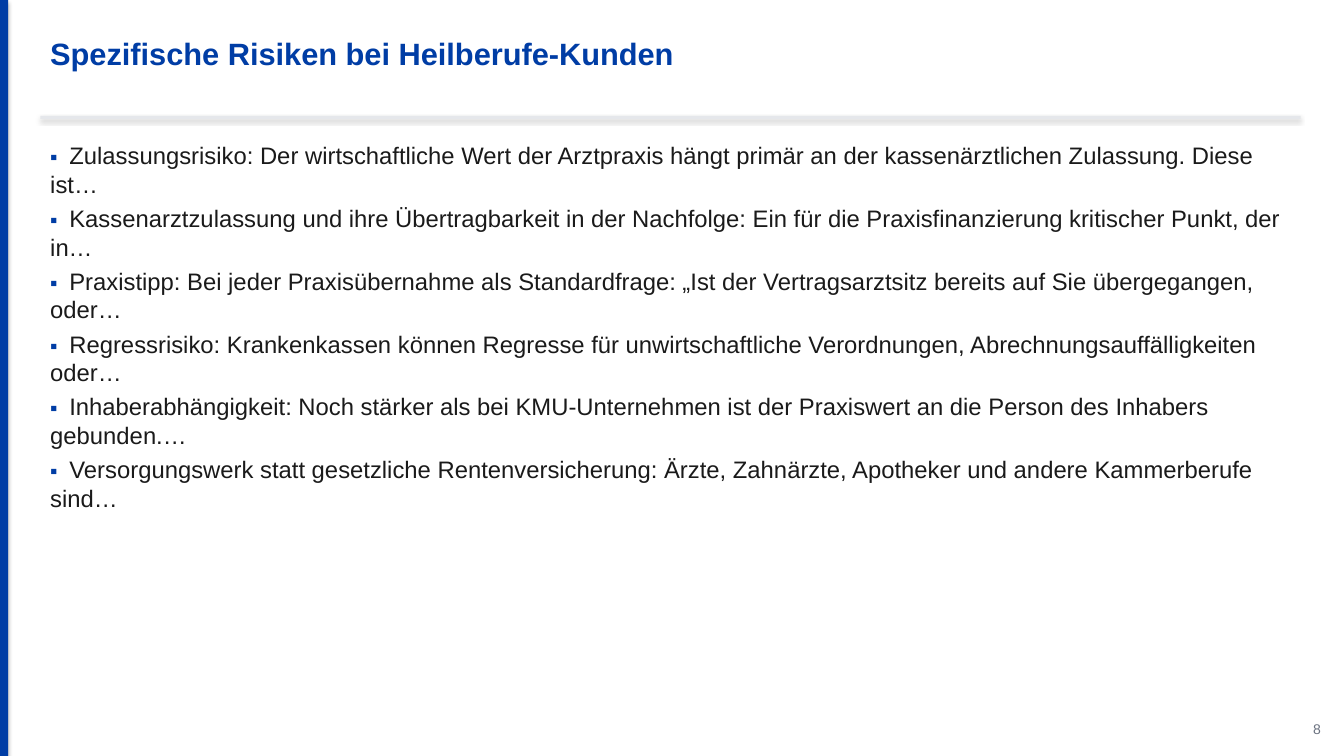
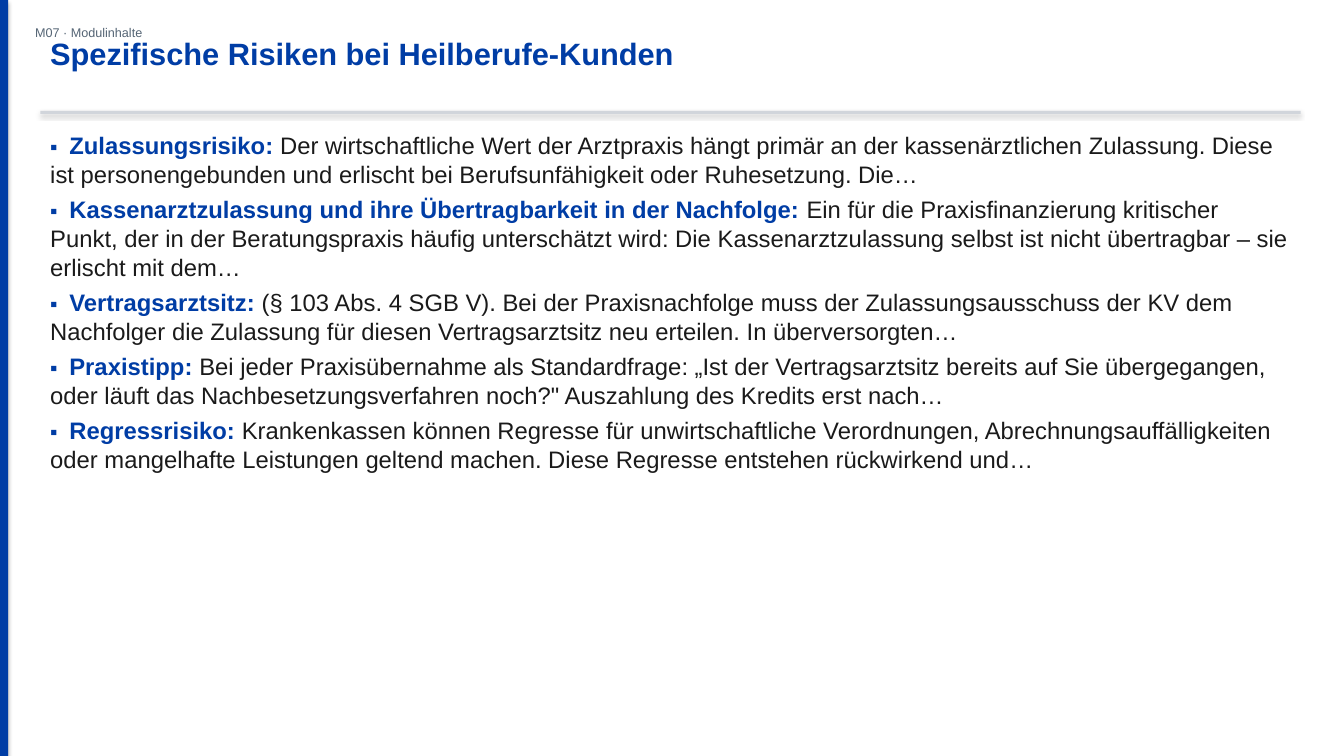
Before and after one commit to ck5rqc47pr-byte/firmenkundenakademie-online, a slide deck: slide 15 of public/downloads/praesentation/M07.pptx (slide 10 before the commit). Drawn at 1344x756 pixels with LibreOffice and Linux fonts; fonts in the diff are those of the drawing. Boxes give left, top, right and bottom in pixels: in the first picture for what was removed or moved away, otherwise in the second. Text is boxed around its words. In the diff, an @@ line names an element or a change of style, - is before the commit and + after.

```diff
--- a/public/downloads/praesentation/M07.pptx
+++ b/public/downloads/praesentation/M07.pptx
@@ text added at [35,28,142,37], 9 pt, text #556575 @@
+M07 · Modulinhalte
@@ rectangle: place and size @@
-rectangle at [40,116,1301,119]
+rectangle at [40,111,1301,114]
@@ rectangle at [40,111,1301,114]: fill #E5E7EB to #D1D5DB @@
@@ text at [50,136,1287,473]: text changed @@
-▪ Zulassungsrisiko: Der wirtschaftliche Wert der Arztpraxis hängt primär an der kassenärztlichen Zulassung. Diese ist…
-▪ Kassenarztzulassung und ihre Übertragbarkeit in der Nachfolge: Ein für die Praxisfinanzierung kritischer Punkt, der in…
-▪ Praxistipp: Bei jeder Praxisübernahme als Standardfrage: „Ist der Vertragsarztsitz bereits auf Sie übergegangen, oder…
-▪ Regressrisiko: Krankenkassen können Regresse für unwirtschaftliche Verordnungen, Abrechnungsauffälligkeiten oder…
-▪ Inhaberabhängigkeit: Noch stärker als bei KMU-Unternehmen ist der Praxiswert an die Person des Inhabers gebunden.…
-▪ Versorgungswerk statt gesetzliche Rentenversicherung: Ärzte, Zahnärzte, Apotheker und andere Kammerberufe sind…
+▪ Zulassungsrisiko: Der wirtschaftliche Wert der Arztpraxis hängt primär an der kassenärztlichen Zulassung. Diese ist personengebunden und erlischt bei Berufsunfähigkeit oder Ruhesetzung. Die…
+▪ Kassenarztzulassung und ihre Übertragbarkeit in der Nachfolge: Ein für die Praxisfinanzierung kritischer Punkt, der in der Beratungspraxis häufig unterschätzt wird: Die Kassenarztzulassung selbst ist nicht übertragbar – sie erlischt mit dem…
+▪ Vertragsarztsitz: (§ 103 Abs. 4 SGB V). Bei der Praxisnachfolge muss der Zulassungsausschuss der KV dem Nachfolger die Zulassung für diesen Vertragsarztsitz neu erteilen. In überversorgten…
+▪ Praxistipp: Bei jeder Praxisübernahme als Standardfrage: „Ist der Vertragsarztsitz bereits auf Sie übergegangen, oder läuft das Nachbesetzungsverfahren noch?" Auszahlung des Kredits erst nach…
+▪ Regressrisiko: Krankenkassen können Regresse für unwirtschaftliche Verordnungen, Abrechnungsauffälligkeiten oder mangelhafte Leistungen geltend machen. Diese Regresse entstehen rückwirkend und…
@@ text removed at [1313,724,1321,734] @@
-8
```
Also in this commit, not shown: 7 other slides changed, 18 slides added, 11 slides removed, 23 other files.
